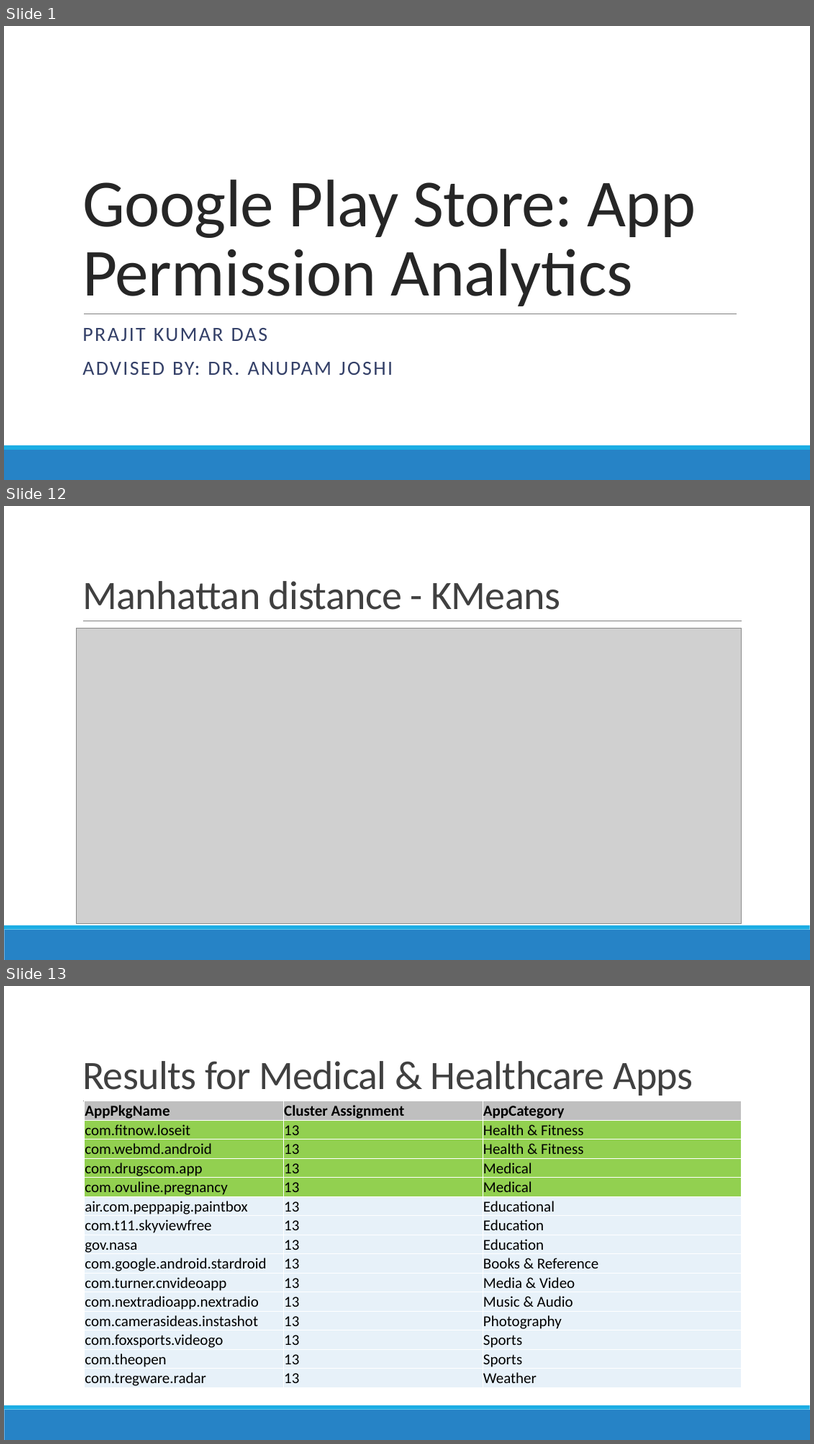
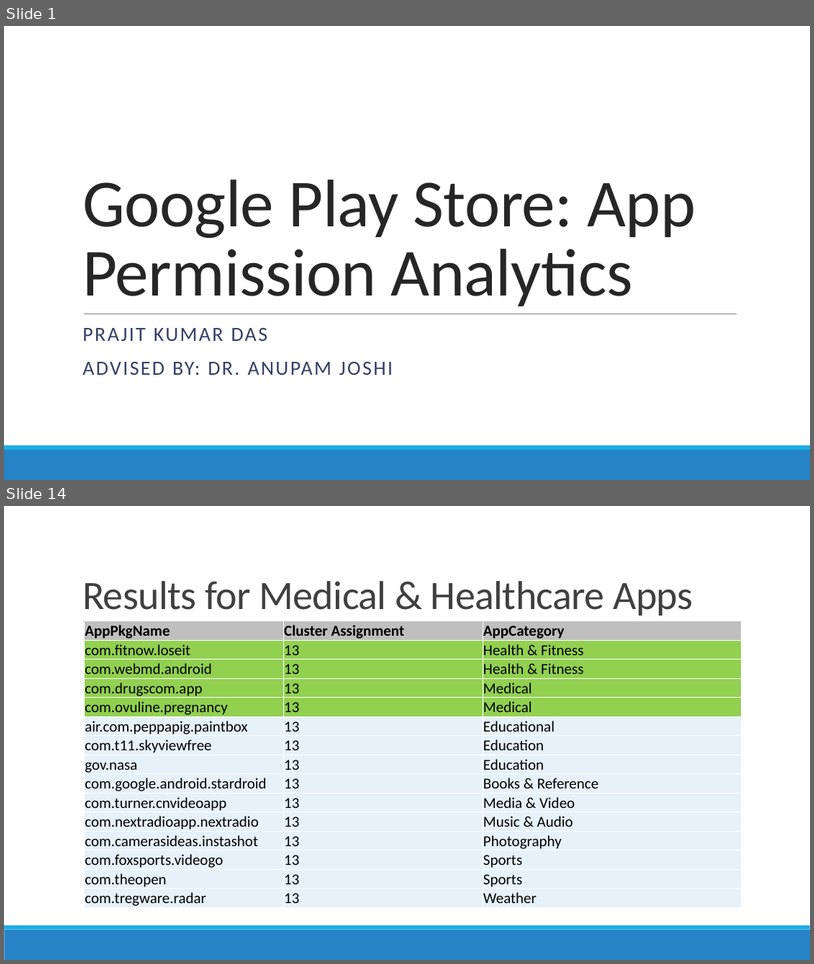
Before and after one commit to prajitdas/AndroidAnalytics, a slide deck: documentation/presentations/Google Play Store - Prajit.pptx. Shown one above the other, each under a label of ours: slides 1, 12 and 13 before the commit, slides 1 and 14 after it; the slides between them are not shown. The pictures are 814x1444 and 814x964 pixels, drawn with LibreOffice and Linux fonts; fonts in the diff are those of the drawing; grey boxes stand for pictures. Boxes give left, top, right and bottom in pixels: in the first picture for what was removed or moved away, otherwise in the second. Text is boxed around its words. In the diff, an @@ line names an element or a change of style, - is before the commit and + after.

```diff
--- a/documentation/presentations/Google Play Store - Prajit.pptx
+++ b/documentation/presentations/Google Play Store - Prajit.pptx
@@ slide 12 removed at [4, 506, 810, 960], background #FFFFFF; not listed: 3 template elements that a slide beside it also shows @@
@@ title removed at [82, 581, 561, 610] @@
-Manhattan distance - KMeans
@@ picture removed at [77, 628, 742, 924] @@
@@ what was slide 13 is now slide 14 @@
```
Also in this commit, not shown: 10 slides changed, 7 slides added, 2 other slides removed, 4 other files.
